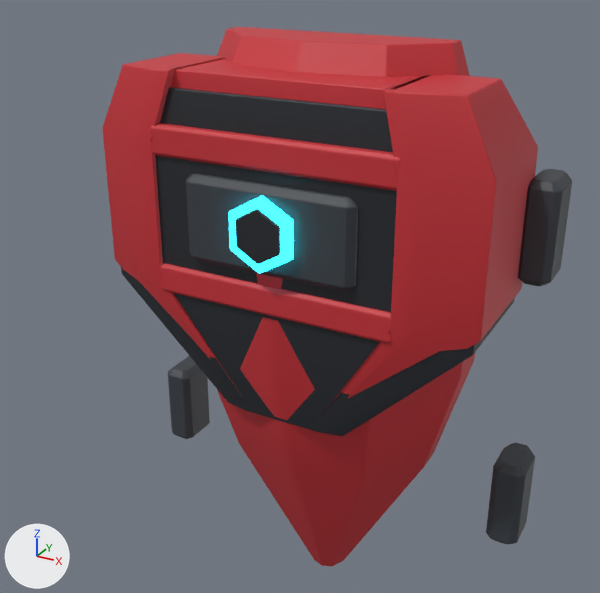
Two versions of the FBX model Assets/Resources/ClamshellMeshes/ThighBack_Set10_Aegis.fbx, one commit apart.
Both versions are drawn from a 50 mm camera at (0.426, -0.874, 0.469) aimed at (0.002, -0.102, 0.083). The axes (+X, +Y, +Z) are drawn at lower left. The lights are the same throughout. The older version comes first. Where no turn or scale is listed for an object, it has been applied to the vertices. Vertices at exactly the same position are counted once.

Names of what the first picture shows: 'ThighBack_Set10_Aegis'.
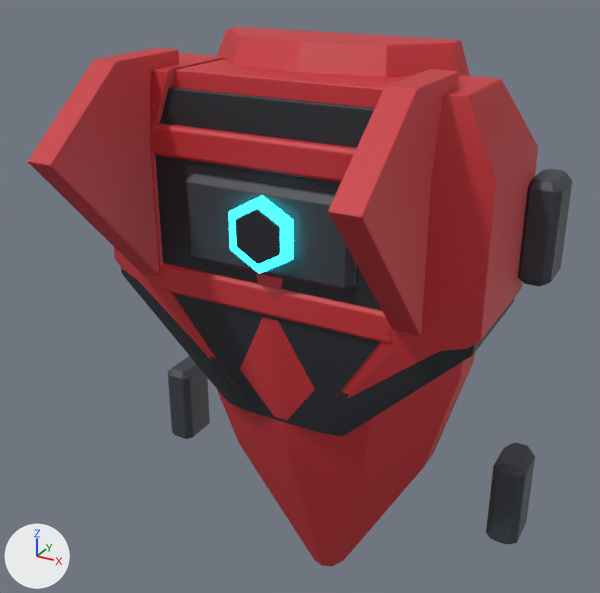
Boxes (x1, y1, x2, y2) around the edits, measured in the pictures (600 x 593 px):
'ThighBack_Set10_Aegis', reshaped (16% wider): before (102, 27, 572, 567); after (28, 27, 572, 567)
part 1 of me_thighback_set10_aegis_001, added (red): after (28, 48, 179, 276)
part 2 of me_thighback_set10_aegis_001, added (red): after (328, 69, 459, 338)

What the commit changed:
me_thighback_set10_aegis_001 is used by ob_thighback_set10_aegis; location (0.0, 0.0, 0.0).
me_thighback_set10_aegis_001 had 2229 vertices, 2158 faces and spanned x -0.265..0.265, y -0.19..0.03, z -0.365..0.365.
me_thighback_set10_aegis_001 now has 2381 vertices, 2306 faces and spans x -0.265..0.265, y -0.318..0.03, z -0.365..0.365.
me_thighback_set10_aegis_001 part 1: a new loose piece of 76 vertices spanning x -0.175..-0.145, y -0.318..-0.11, z 0.058..0.35, in mat_shell (red #c83038).
me_thighback_set10_aegis_001 part 2: a new loose piece of 76 vertices spanning x 0.145..0.175, y -0.318..-0.11, z 0.058..0.35, in mat_shell (red #c83038).
